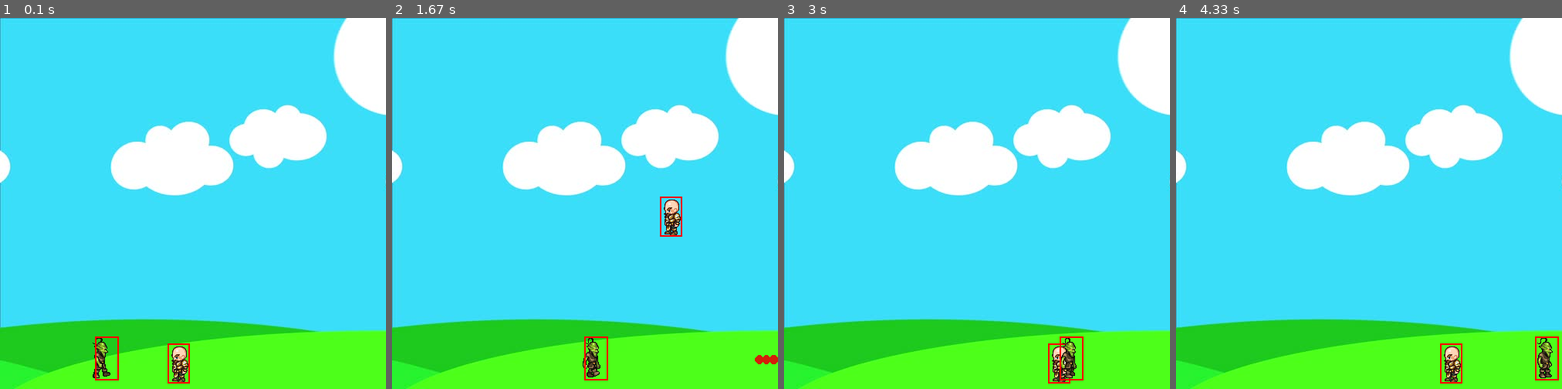
Above: before the commit, frames 1-4 (left to right).
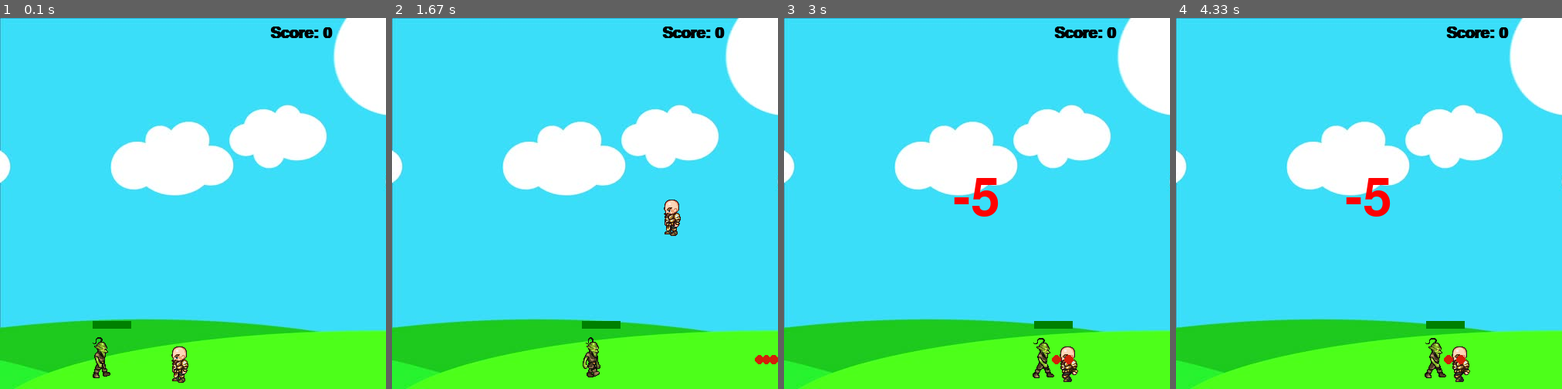
Above: after the commit, the same moments.

Repository: Ario124/Game_Pygame
Game: pygame game, started from test.py
The game is run twice, just before and just after one commit, with the same random seed, the same clock (stepped at 60 frames per second) and the same inputs.
Inputs:
- Up to frame 1 (0.1 s): no input
- Up to frame 2 (1.67 s): hold Space 0.33-0.8 s; hold Right 0.33-0.8 s; hold Right 0.83-1.3 s; tap Space at 0.9, 1.2, 1.4 s; hold Up 1.33-1.63 s
- Up to frame 3 (3 s): hold Right 1.67-2.13 s; tap Space at 1.73, 2.03, 2.23, 2.53 s; hold Left 2.17-2.7 s
- Up to frame 4 (4.33 s): no input

The runs differ from the first frame. In frame 1, 0.8% of the frame differs, in the area x 24-87%, y 2-99%; in frame 2, 0.8%; in frame 3, 2.0%; in frame 4, 2.3%, in the area x 44-100%, y 2-99%.

Commit message:
Updated game, added healthbar and sound effects

Diff:
--- a/test.py
+++ b/test.py
@@ -12,6 +12,13 @@
 
 clock = pygame.time.Clock()
 
+bulletSound = pygame.mixer.Sound('bullet.wav')
+hitSound = pygame.mixer.Sound('hit.wav')
+
+music = pygame.mixer.music.load('music.mp3')
+pygame.mixer.music.play(-1)
+
+score = 0
 
 class player(object):
     def __init__(self,x,y,width,height):
@@ -45,7 +52,26 @@
             else:
                 win.blit(walkLeft[0], (self.x, self.y))
         self.hitbox = (self.x + 17, self.y + 11, 29, 52)
-        pygame.draw.rect(win, (255,0,0), self.hitbox, 2)
+        #pygame.draw.rect(win, (255,0,0), self.hitbox, 2)
+
+    def hit(self):
+        self.isJump = False
+        self.jumpCount = 10
+        self.x = 100
+        self.y = 410
+        self.walkCount = 0
+        font1 = pygame.font.SysFont('comicsans', 100)
+        text = font1.render('-5', 1, (255,0,0))
+        win.blit(text, (250 - (text.get_width()/2), 200))
+        pygame.display.update()
+        i = 0
+        while i < 200:
+            pygame.time.delay(10)
+            i += 1
+            for event in pygame.event.get():
+                if event.type == pygame.QUIT:
+                    i = 201
+                    pygame.quit()
 
 
 
@@ -75,20 +101,25 @@
         self.walkCount = 0
         self.vel = 3
         self.hitbox = (self.x + 17, self.y + 2, 31, 57)
+        self.health = 10
+        self.visible = True
 
     def draw(self,win):
-        self.move()
-        if self.walkCount + 1 >= 33:
-            self.walkCount = 0
-
-        if self.vel > 0 :
-            win.blit(self.walkRight[self.walkCount //3], (self.x, self.y))
-            self.walkCount += 1
-        else:
-            win.blit(self.walkLeft[self.walkCount //3], (self.x, self.y))
-            self.walkCount += 1
-        self.hitbox = (self.x + 17, self.y + 2, 31, 57)
-        pygame.draw.rect(win, (255,0,0), self.hitbox, 2)
+        if self.visible:
+            self.move()
+            if self.walkCount + 1 >= 33:
+                self.walkCount = 0
+
+            if self.vel > 0 :
+                win.blit(self.walkRight[self.walkCount //3], (self.x, self.y))
+                self.walkCount += 1
+            else:
+                win.blit(self.walkLeft[self.walkCount //3], (self.x, self.y))
+                self.walkCount += 1
+            pygame.draw.rect(win, (255,0,0), (self.hitbox[0],self.hitbox[1] - 20, 50, 10))
+            pygame.draw.rect(win, (0,128,0), (self.hitbox[0],self.hitbox[1] - 20, 50 - (5 * (10 - self.health)), 10))
+            self.hitbox = (self.x + 17, self.y + 2, 31, 57)
+            #pygame.draw.rect(win, (255,0,0), self.hitbox, 2)
 
     def move(self):
         if self.vel > 0:
@@ -104,12 +135,18 @@
                 self.vel = self.vel * -1
                 self.walkCount = 0
     def hit(self):
+        if self.health > 0:
+            self.health -= 1
+        else:
+            self.visible = False
         print('ouch')
 
 
 def redrawGameWindow():
     win.blit(bg, (0,0))
     man.draw(win)
+    text = font.render('Score: ' + str(score), 1, (0,0,0))
+    win.blit(text, (350, 10))
     goblin.draw(win)
     for bullet in bullets:
         bullet.draw(win)
@@ -118,6 +155,7 @@
 
 
 #mainloop
+font = pygame.font.SysFont('comicsans', 30, True)
 man = player(200, 410, 64, 64)
 goblin = enemy(100, 410, 64, 64, 450)
 shootLoop = 0
@@ -126,6 +164,12 @@
 while run:
     clock.tick(27)
 
+    if goblin.visible == True:
+        if man.hitbox[1] < goblin.hitbox[1] + goblin.hitbox[3] and man.hitbox[1] + man.hitbox[3] > goblin.hitbox[1]:
+            if man.hitbox[0] + man.hitbox[2] > goblin.hitbox[0] and man.hitbox[0] < goblin.hitbox[0] + goblin.hitbox[2]:
+                man.hit()
+                score -= 5
+
     if shootLoop > 0:
         shootLoop += 1
     if shootLoop > 3:
@@ -138,7 +182,9 @@
     for bullet in bullets:
         if bullet.y - bullet.radius < goblin.hitbox[1] + goblin.hitbox[3] and bullet.y + bullet.radius > goblin.hitbox[1]:
             if bullet.x + bullet.radius > goblin.hitbox[0] and bullet.x - bullet.radius < goblin.hitbox[0] + goblin.hitbox[2]:
+                hitSound.play()
                 goblin.hit()
+                score += 1
                 bullets.pop(bullets.index(bullet))
 
         if bullet.x < 500 and bullet.x > 0:
@@ -149,6 +195,7 @@
     keys = pygame.key.get_pressed()
 
     if keys[pygame.K_SPACE] and shootLoop == 0:
+        bulletSound.play()
         if man.left:
             facing = -1
         else:
Not shown, added: readme.md
Not shown, added: bullet.wav
Not shown, added: hit.wav
